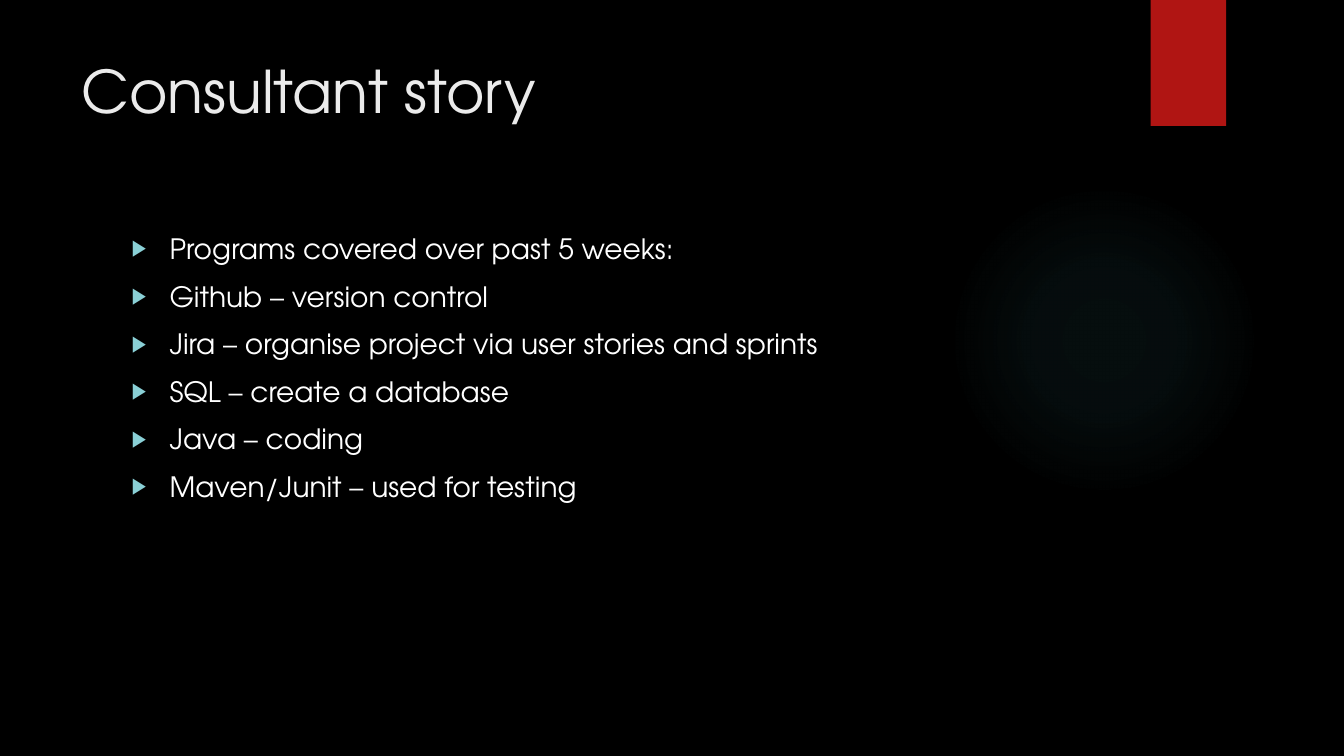
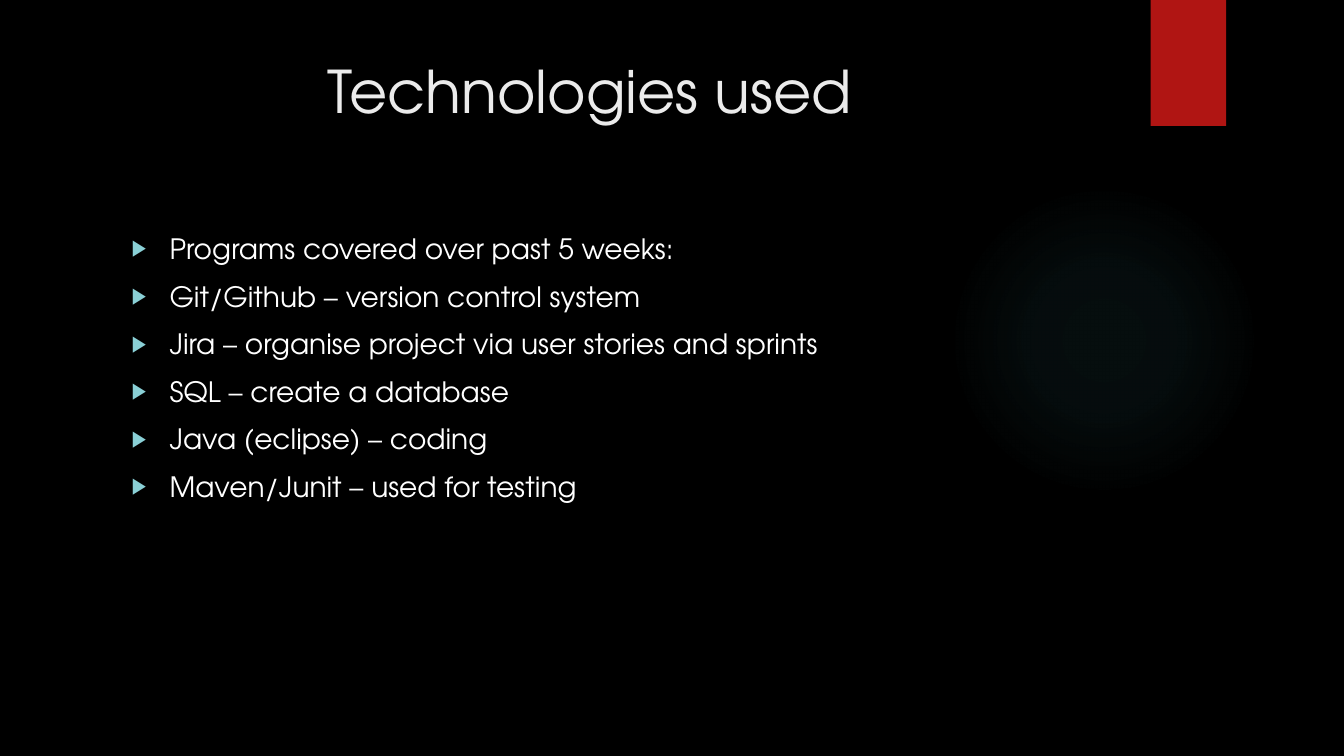
Before and after one commit to Toseef-Github/IMS-22EnableMay2, a slide deck: slide 3 of IMS Presentation.pptx. Drawn at 1344x756 pixels with LibreOffice and Linux fonts; fonts in the diff are those of the drawing; background and template pictures are left out. Boxes give left, top, right and bottom in pixels: in the first picture for what was removed or moved away, otherwise in the second. Text is boxed around its words. In the diff, an @@ line names an element or a change of style, - is before the commit and + after.

```diff
--- a/IMS Presentation.pptx
+++ b/IMS Presentation.pptx
@@ title at (327,69,852,126): text changed @@
-Consultant story
+Technologies used
@@ text at (170,286,640,313): text changed @@
-▶ Github – version control
+▶ Git/Github – version control system
@@ text at (170,428,487,455): text changed @@
-▶ Java – coding
+▶ Java (eclipse) – coding
```
Also in this commit, not shown: 8 other slides changed.
